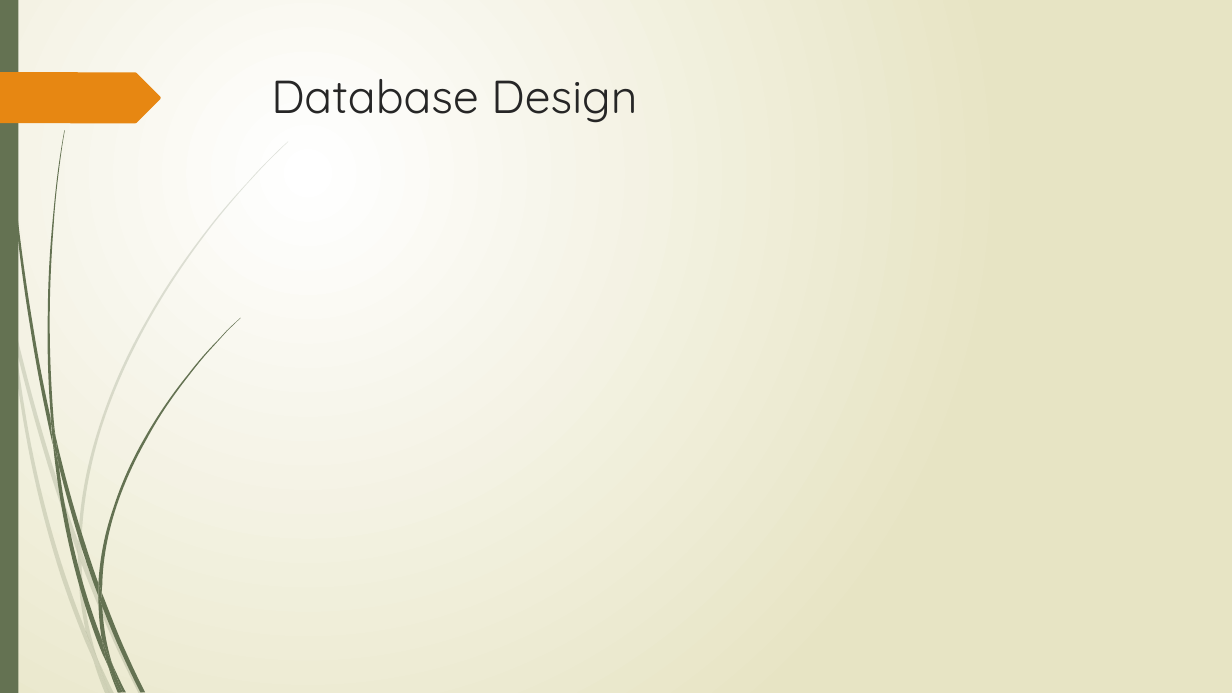
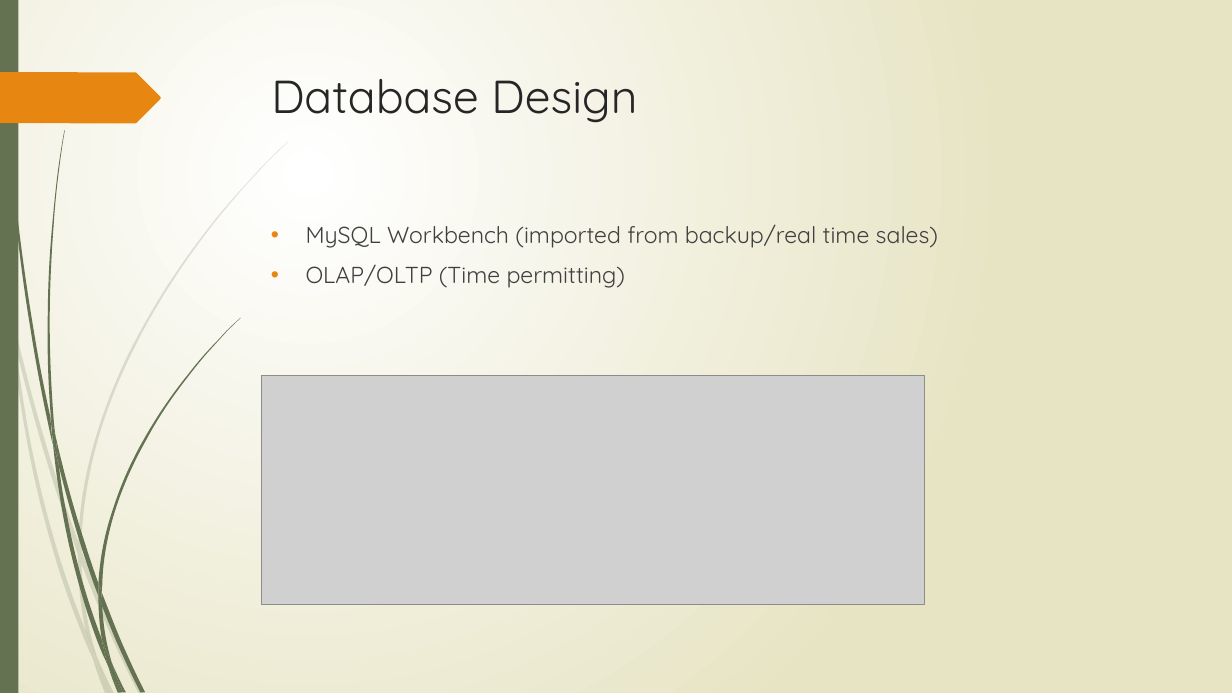
Before and after one commit to lawalf/Tek_Capstone1, a slide deck: slide 4 of TractorTEK_Presentation.pptx (slide 5 before the commit). Drawn at 1232x693 pixels with LibreOffice and Linux fonts; fonts in the diff are those of the drawing; grey boxes stand for pictures. Boxes give left, top, right and bottom in pixels: in the first picture for what was removed or moved away, otherwise in the second. Text is boxed around its words. In the diff, an @@ line names an element or a change of style, - is before the commit and + after.

```diff
--- a/TractorTEK_Presentation.pptx
+++ b/TractorTEK_Presentation.pptx
@@ text added at (306, 224, 938, 288), 18 pt, text #404040 @@
+• MySQL Workbench (imported from backup/real time sales)
+• OLAP/OLTP (Time permitting)
@@ picture added at (262, 375, 925, 604) @@
```
Also in this commit, not shown: 1 other slide changed, 1 other file.
